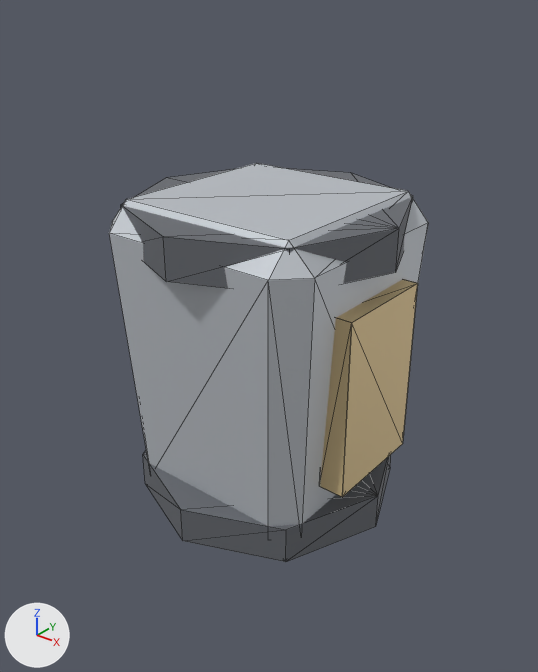
What one commit did to the glTF model assets/export/models/bastion.link_front.glb.
Both versions are drawn from a 50 mm lens placed at (1.97, -2.48, 1.61), pointed at (-0.02, 0.02, 0.06). Arrows for +X, +Y and +Z are at lower left; the lights stay in place. The older version comes first. Mesh edges are drawn as thin lines. Vertices at exactly the same position are counted once.
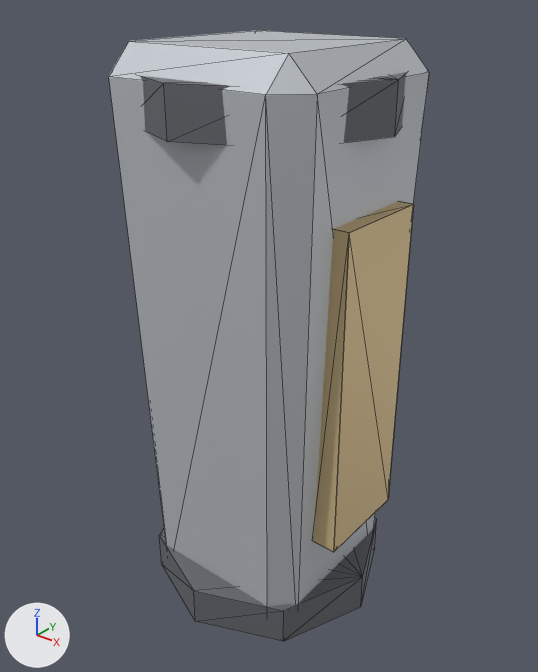
Where the change shows, as pixel boxes [x1, y1, x2, y2] in the pictures (538 x 672 px; the box of a moved part takes in the faces that stretch with it):
'Mesh_0', reshaped (53% taller)
    before: [109, 163, 428, 562]
    after: [109, 30, 429, 642]
part 1 of me_mesh_0, moved or reshaped
    before: [121, 168, 413, 288]
    after: [140, 72, 407, 145]
part 2 of me_mesh_0, moved or reshaped
    before: [143, 451, 391, 562]
    after: [159, 518, 377, 642]
part 3 of me_mesh_0, moved or reshaped
    before: [109, 163, 428, 526]
    after: [109, 30, 429, 606]

Edits to the bpy script that builds the scene:
```text
Change me_mesh_0:
    used by ob_mesh_0; location = (0.0, 0.0, 0.0)
    remove me_mesh_0.from_pydata(...)  # 104 vertices, 188 faces; spans x -0.637..0.637, y -0.637..0.637, z -0.75..0.75
    add me_mesh_0.from_pydata(...)  # 104 vertices, 188 faces; spans x -0.588..0.588, y -0.588..0.588, z -1.375..1.375
    me_mesh_0 part 1: the loose piece of 16 vertices spanning x -0.637..0.637, y -0.637..0.637, z 0.547..0.727 is scaled about its middle by (0.923, 0.923, 1.11), then moved by (0.0, 0.0, 0.531)
    me_mesh_0 part 2: the loose piece of 16 vertices spanning x -0.637..0.637, y -0.637..0.637, z -0.727..-0.547 is scaled about its middle by (0.923, 0.923, 1.11), then moved by (0.0, 0.0, -0.531)
    me_mesh_0 part 3: 72 of 104 vertices moved; they spanned x -0.606..0.606, y -0.546..0.546, z -0.75..0.75 and now span x -0.564..0.564, y -0.507..0.507, z -1.375..1.375; mean shift (0.0, 0.0, 0.0); largest move (-0.433, -0.433, 0.75) -> (-0.39, -0.39, 1.375)
```
